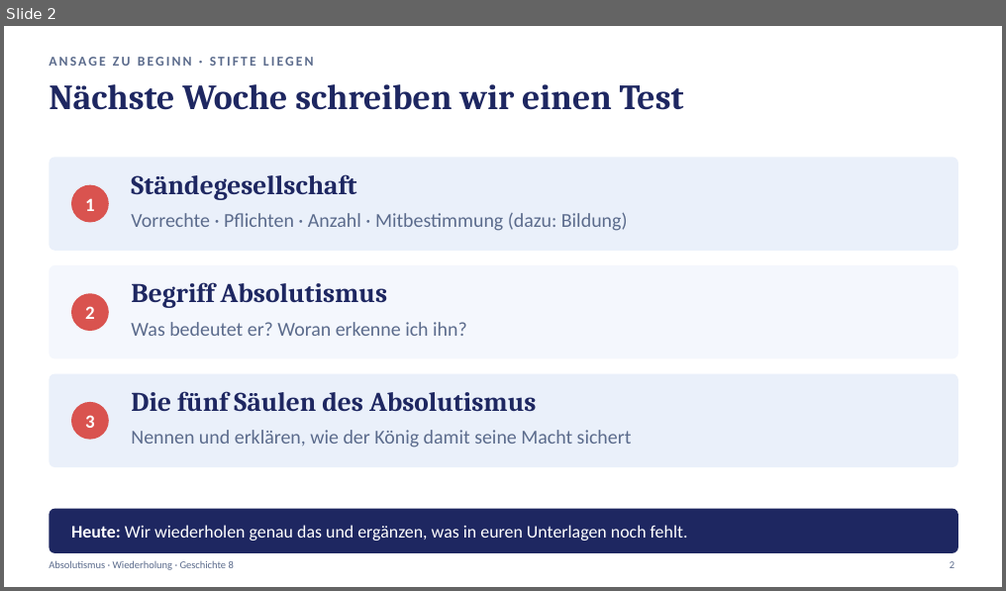
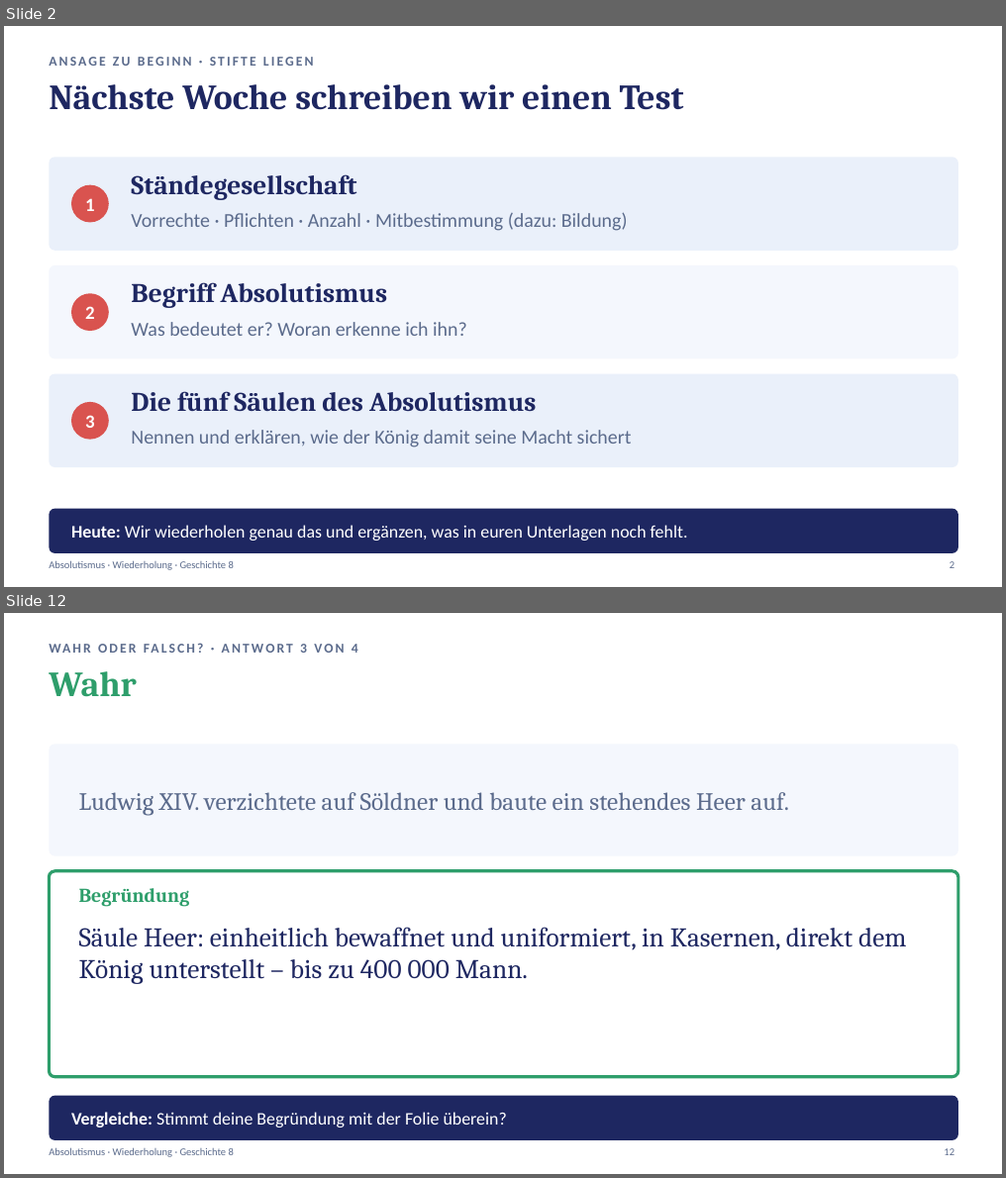
Before and after one commit to golzkonstantin-gif/Schule, a slide deck: Geschichte_8/Absolutismus_Wiederholung/Praesentation_Absolutismus_Wiederholung.pptx. Shown one above the other, each under a label of ours: slide 2 before the commit, slides 2 and 12 after it; the slides between them are not shown. The pictures are 1006x591 and 1006x1178 pixels, drawn with LibreOffice and Linux fonts; fonts in the diff are those of the drawing. Boxes give left, top, right and bottom in pixels: in the first picture for what was removed or moved away, otherwise in the second. Text is boxed around its words. In the diff, an @@ line names an element or a change of style, - is before the commit and + after.

```diff
--- a/Geschichte_8/Absolutismus_Wiederholung/Praesentation_Absolutismus_Wiederholung.pptx
+++ b/Geschichte_8/Absolutismus_Wiederholung/Praesentation_Absolutismus_Wiederholung.pptx
@@ slide 12 added at (4,613,1002,1174), background #FFFFFF @@
@@ text added at (49,671,137,697), 34 pt, text #2E9E6B, bold @@
+Wahr
@@ text added at (300,644,358,653), 13 pt, text #5B6B8C, bold @@
+WAHR ODER FALSCH? · ANTWORT 3 VON 4
@@ rounded rectangle added at (49,744,958,857), fill #F4F7FD @@
@@ text added at (79,792,789,816), 24 pt, text #5B6B8C @@
+Ludwig XIV. verzichtete auf Söldner und baute ein stehendes Heer auf.
@@ rounded rectangle added at (49,871,958,1077), fill #FFFFFF, outline #2E9E6B 3 pt @@
@@ text added at (79,888,190,907), 19 pt, text #2E9E6B, bold @@
+Begründung
@@ text added at (79,927,906,984), 26 pt, text #1E2761 @@
+Säule Heer: einheitlich bewaffnet und uniformiert, in Kasernen, direkt dem König unterstellt – bis zu 400 000 Mann.
@@ rounded rectangle added at (49,1096,958,1141), fill #1E2761 @@
@@ text added at (71,1112,507,1128), 17 pt, text #FFFFFF @@
+Vergleiche: Stimmt deine Begründung mit der Folie überein?
@@ text added at (49,1148,234,1157), 10 pt, text #5B6B8C @@
+Absolutismus · Wiederholung · Geschichte 8
@@ text added at (944,1149,954,1156), 10 pt, text #5B6B8C @@
+12
```
Also in this commit, not shown: 10 slides changed, 8 other slides added, 8 other files.
